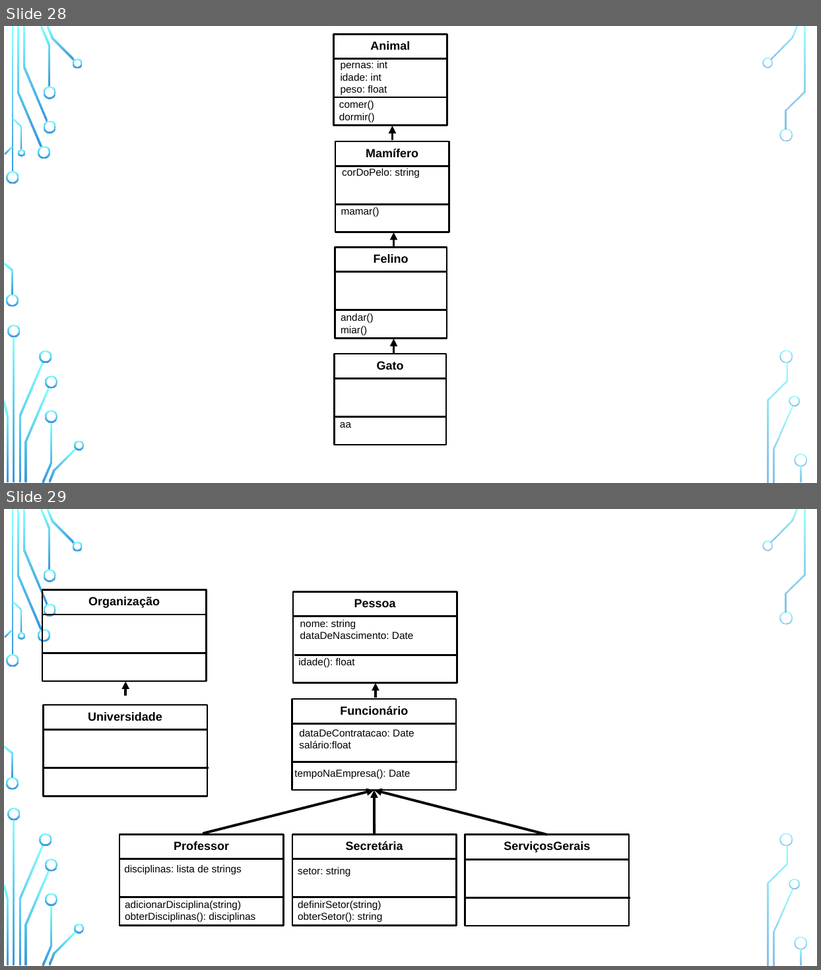
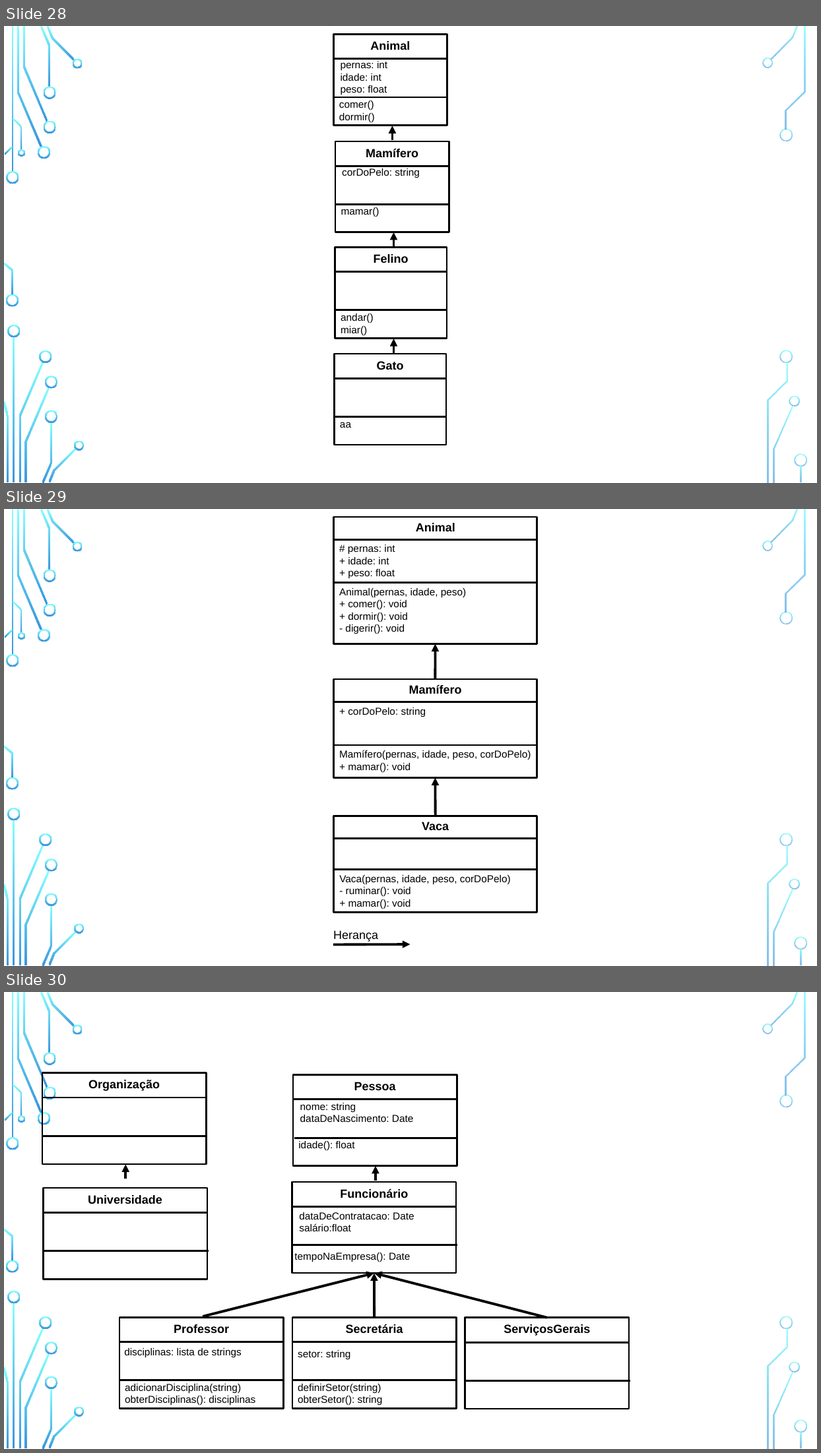
Before and after one commit to zz4fap/python-programming, a slide deck: figures/C126_Introdução.pptx. Shown one above the other, each under a label of ours: slides 28 and 29 before the commit, slides 28, 29 and 30 after it. The pictures are 821x970 and 821x1453 pixels, drawn with LibreOffice and Linux fonts; fonts in the diff are those of the drawing; background and template pictures are left out. Boxes give left, top, right and bottom in pixels: in the first picture for what was removed or moved away, otherwise in the second. Text is boxed around its words. In the diff, an @@ line names an element or a change of style, - is before the commit and + after.

```diff
--- a/figures/C126_Introdução.pptx
+++ b/figures/C126_Introdução.pptx
@@ slide 29 added at (x1=4, y1=509, x2=817, y2=966), background picture (left out); not listed: 36 template elements that a slide beside it also shows @@
@@ group added at (x1=333, y1=517, x2=539, y2=945): 9 texts, 6 lines, 3 rectangles, 3 arrows @@
+Animal
+# pernas: int
++ idade: int
++ peso: float
+Animal(pernas, idade, peso)
++ comer(): void
++ dormir(): void
+- digerir(): void
+Mamífero
++ corDoPelo: string
+Mamífero(pernas, idade, peso, corDoPelo)
++ mamar(): void
+Vaca
+Vaca(pernas, idade, peso, corDoPelo)
+- ruminar(): void
++ mamar(): void
+Herança
@@ what was slide 29 is now slide 30 @@
```
Also in this commit, not shown: 1 slide changed, 1 other slide added, 6 other files.
